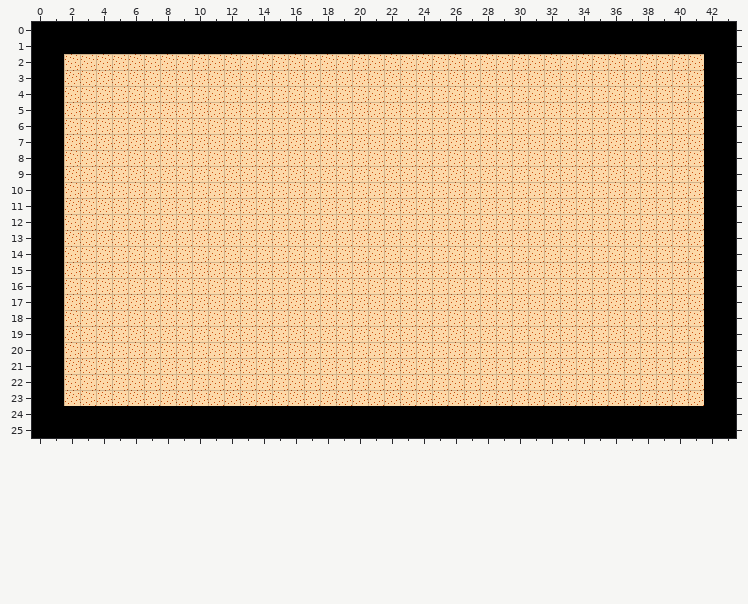
An edit to a level. Tiled map (JSON), client/src/assets/tileMaps/CamelopardalisF7.json. Above, as it was before the edit.
Cells are 16x16 px. Shown: x 0..43, y 0..25.
New version:
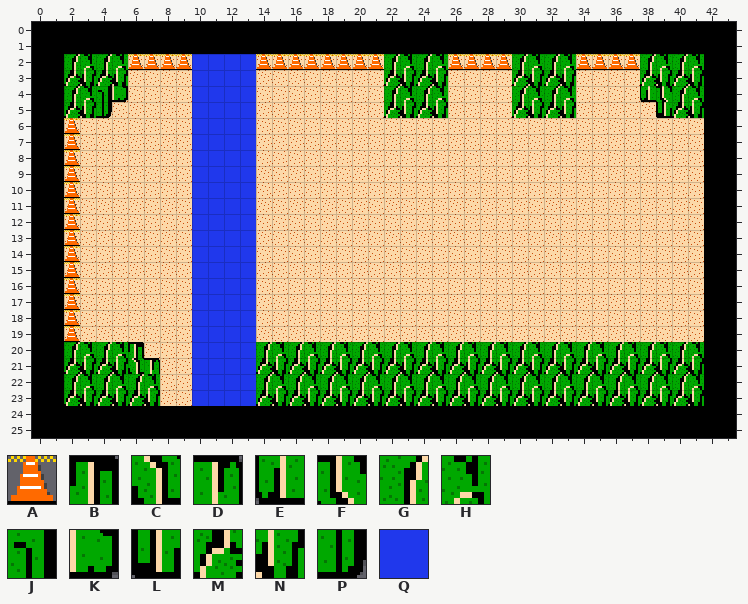
Key: from "CamelopardalisColor16x16": A 30, B 52, C 64, D 65, E 72, F 73, G 74, H 75, J 76, K 77, L 85, M 86, N 87, P 88, Q 133.
_ is an empty cell.
Commit message: Open up more scenes in the map.
The edit:
Layer "Water":
y 2..23: x 10..13 ____ -> QQQQ
Layer "Stuff You Run Into":
y 2: x 2..9 ________ -> GHGHAAAA; x 14..41 ____________________________ -> AAAAAAAAGHGHAAAAGHGHAAAAGHGH
y 3: x 2..5 ____ -> MNMN; x 22..25 ____ -> MNMN; x 30..33 ____ -> MNMN; x 38..41 ____ -> MNMN
y 4: x 2..5 ____ -> GHJK; x 22..25 ____ -> GHGH; x 30..33 ____ -> GHGH; x 38..41 ____ -> EFGH
y 5: x 2..4 ___ -> MNP; x 22..25 ____ -> MNMN; x 30..33 ____ -> MNMN; x 39..41 ___ -> LMN
y 6..19: x 2 _ -> A
y 20: x 2..6 _____ -> GHGHB; x 14..41 ____________________________ -> GHGHGHGHGHGHGHGHGHGHGHGHGHGH
y 21: x 2..7 ______ -> MNMNCD; x 14..41 ____________________________ -> MNMNMNMNMNMNMNMNMNMNMNMNMNMN
y 22: x 2..7 ______ -> GHGHGH; x 14..41 ____________________________ -> GHGHGHGHGHGHGHGHGHGHGHGHGHGH
y 23: x 2..7 ______ -> MNMNMN; x 14..41 ____________________________ -> MNMNMNMNMNMNMNMNMNMNMNMNMNMN
Changed places in both pictures, as pixel boxes (x1, y1, x2, y2):
added: (64, 54, 704, 406)
